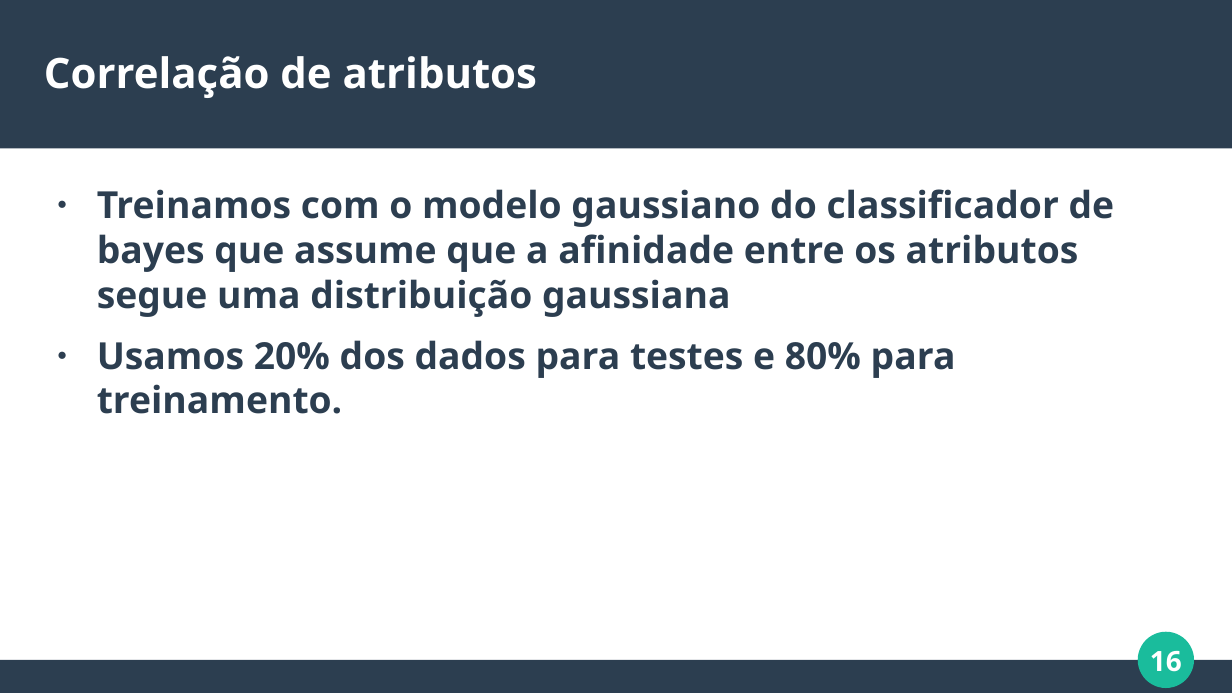
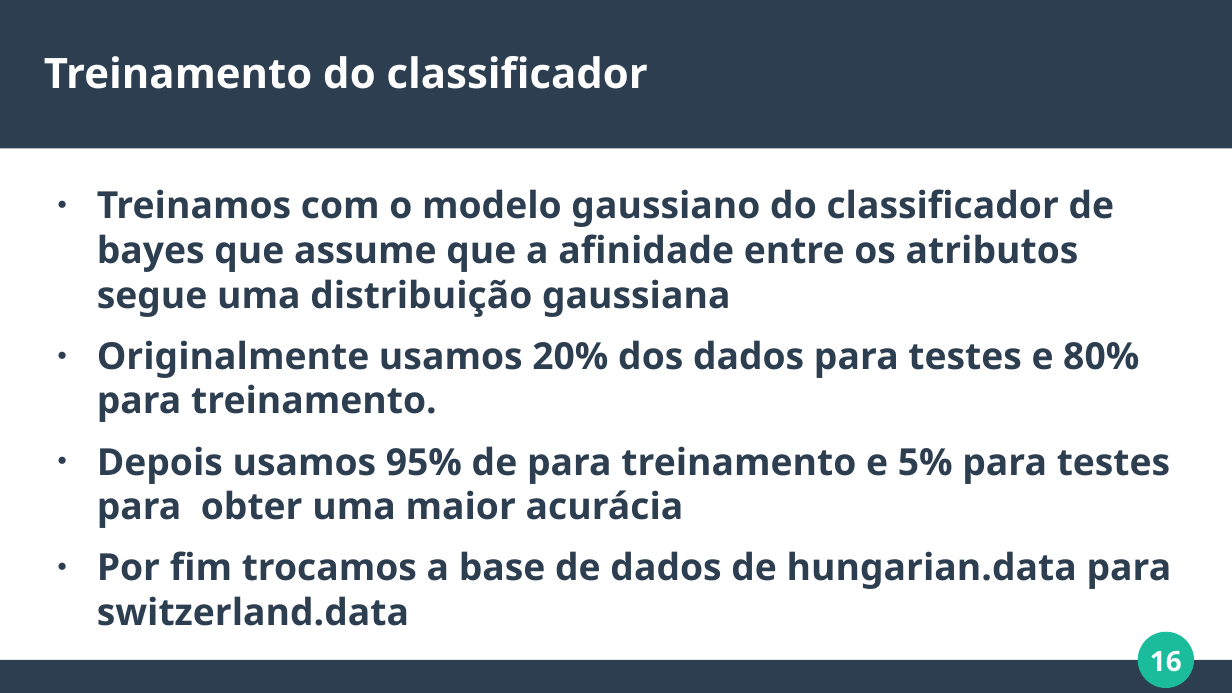
Before and after one commit to gabriel-ferreira-da-silva/Naive-Bayes-On-Heart-Diseases-Data, a slide deck: slide 16 of Slides estatistica.odp. Drawn at 1232x693 pixels with LibreOffice and Linux fonts; fonts in the diff are those of the drawing. Boxes give left, top, right and bottom in pixels: in the first picture for what was removed or moved away, otherwise in the second. Text is boxed around its words. In the diff, an @@ line names an element or a change of style, - is before the commit and + after.

```diff
--- a/Slides estatistica.odp
+++ b/Slides estatistica.odp
@@ title at box(44, 56, 648, 89): text changed @@
-Correlação de atributos
+Treinamento do classificador
@@ text at box(97, 340, 1172, 626): text changed @@
-● Usamos 20% dos dados para testes e 80% para treinamento.
+● Originalmente usamos 20% dos dados para testes e 80% para treinamento.
+● Depois usamos 95% de para treinamento e 5% para testes para obter uma maior acurácia
+● Por fim trocamos a base de dados de hungarian.data para switzerland.data
```
Also in this commit, not shown: 8 other slides changed, 1 slide added, 1 other file.
